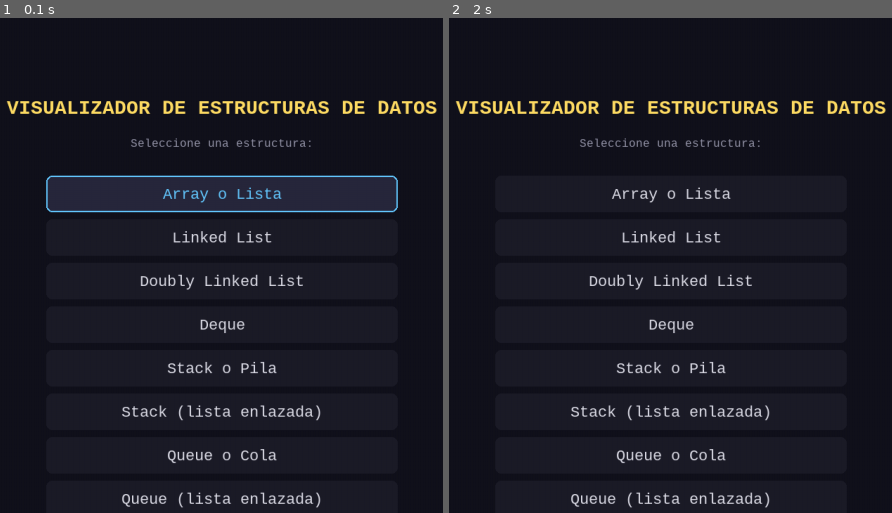
Above: before the commit, frames 1-2 (left to right).
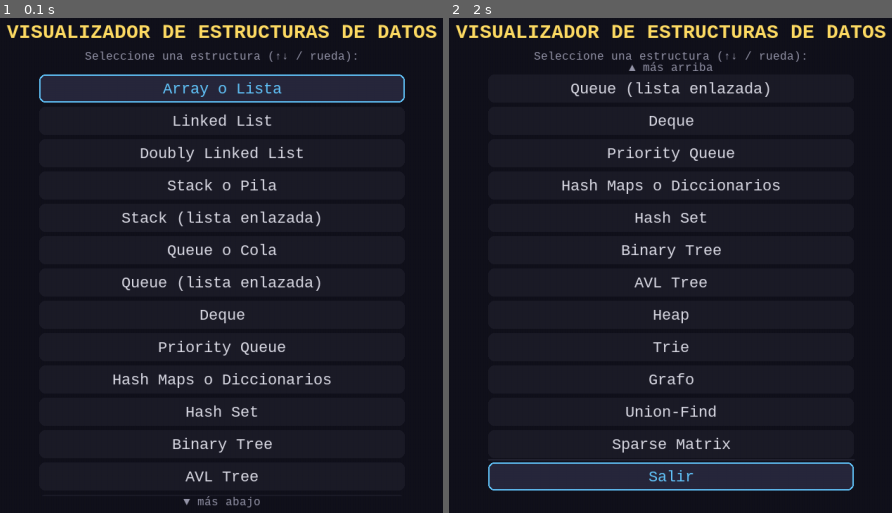
Above: after the commit, the same moments.

Repository: ffespechen/opencode_pygame_estructuras_datos
Game: pygame game, started from src/ds_visualizer/main.py
Two runs of this game, one before a commit and one after it. Both use one fixed random seed, a clock stepped at 60 frames per second and the inputs below.
Inputs:
- Up to frame 1 (0.1 s): no input
- Up to frame 2 (2 s): hold Up 0.33-0.8 s; hold Down 0.83-1.13 s; hold Up 1.17-1.53 s; hold Down 1.57-1.93 s; hold Up from 1.97 s (still down)

The runs differ from the first frame. In frame 1, 15% of the frame differs, in the area x 1-99%, y 1-99%; in frame 2, 10%.

Commit message:
Make menu scrollable and regroup DS options for the expanded catalog.
Co-authored-by: Cursor <cursoragent@cursor.com>

Diff:
--- a/src/ds_visualizer/config.py
+++ b/src/ds_visualizer/config.py
@@ -41,20 +41,20 @@
     ("Array o Lista", "array"),
     ("Linked List", "linked_list"),
     ("Doubly Linked List", "doubly_linked_list"),
-    ("Deque", "deque"),
     ("Stack o Pila", "stack"),
     ("Stack (lista enlazada)", "stack_linked_list"),
     ("Queue o Cola", "queue"),
     ("Queue (lista enlazada)", "queue_linked_list"),
+    ("Deque", "deque"),
+    ("Priority Queue", "priority_queue"),
+    ("Hash Maps o Diccionarios", "hash_map"),
+    ("Hash Set", "hash_set"),
+    ("Binary Tree", "binary_tree"),
+    ("AVL Tree", "avl"),
+    ("Heap", "heap"),
     ("Trie", "trie"),
-    ("AVL Tree", "avl"),
+    ("Grafo", "graph"),
     ("Union-Find", "union_find"),
-    ("Hash Set", "hash_set"),
-    ("Priority Queue", "priority_queue"),
     ("Sparse Matrix", "sparse_matrix"),
-    ("Hash Maps o Diccionarios", "hash_map"),
-    ("Binary Tree", "binary_tree"),
-    ("Heap", "heap"),
-    ("Grafo", "graph"),
     ("Salir", "__quit__"),
 ]
--- a/src/ds_visualizer/states/menu.py
+++ b/src/ds_visualizer/states/menu.py
@@ -5,7 +5,7 @@
 
 
 class MenuState:
-    """Pantalla inicial con menú navegable de opciones."""
+    """Pantalla inicial con menú navegable (scroll si hay muchas opciones)."""
 
     def __init__(self) -> None:
         self.selected_index = 0
@@ -13,6 +13,7 @@
         self._font_title = None
         self._font_subtitle = None
         self._font_option = None
+        self._scroll_offset = 0
 
     def on_enter(self, screen: pygame.Surface) -> None:
         self._font_title = pygame.font.SysFont(
@@ -32,71 +33,124 @@
         for event in events:
             if event.type == pygame.KEYDOWN:
                 if event.key == pygame.K_UP:
-                    self.selected_index = (self.selected_index - 1) % len(config.DS_OPTIONS)
+                    self.selected_index = (
+                        self.selected_index - 1
+                    ) % len(config.DS_OPTIONS)
                 elif event.key == pygame.K_DOWN:
-                    self.selected_index = (self.selected_index + 1) % len(config.DS_OPTIONS)
+                    self.selected_index = (
+                        self.selected_index + 1
+                    ) % len(config.DS_OPTIONS)
                 elif event.key == pygame.K_RETURN:
                     self.selected_ds = config.DS_OPTIONS[self.selected_index][1]
+            elif event.type == pygame.MOUSEWHEEL:
+                self.selected_index = max(
+                    0,
+                    min(
+                        len(config.DS_OPTIONS) - 1,
+                        self.selected_index - event.y,
+                    ),
+                )
 
     def update(self, dt: float) -> None:
         pass
 
     def draw(self, screen: pygame.Surface, width: int, height: int) -> None:
         self._draw_background(screen, width, height)
-        self._draw_title(screen, width, height)
+        self._draw_title(screen, width)
         self._draw_options(screen, width, height)
 
     def _draw_background(self, screen: pygame.Surface, width: int, height: int) -> None:
         screen.fill(config.BG_COLOR)
 
-    def _draw_title(self, screen: pygame.Surface, width: int, height: int) -> None:
+    def _draw_title(self, screen: pygame.Surface, width: int) -> None:
         title_surf = self._font_title.render(
             "VISUALIZADOR DE ESTRUCTURAS DE DATOS",
             True,
             config.MENU_TITLE_COLOR,
         )
-        title_rect = title_surf.get_rect(center=(width // 2, height // 5))
+        title_rect = title_surf.get_rect(center=(width // 2, 36))
         screen.blit(title_surf, title_rect)
 
         subtitle_surf = self._font_subtitle.render(
-            "Seleccione una estructura:",
+            "Seleccione una estructura (↑↓ / rueda):",
             True,
             config.SUBTEXT_COLOR,
         )
-        subtitle_rect = subtitle_surf.get_rect(center=(width // 2, height // 5 + 50))
+        subtitle_rect = subtitle_surf.get_rect(center=(width // 2, 70))
         screen.blit(subtitle_surf, subtitle_rect)
 
     def _draw_options(self, screen: pygame.Surface, width: int, height: int) -> None:
-        option_width = min(500, width - 120)
-        option_height = 52
+        option_width = min(520, width - 80)
+        option_height = 40
+        gap = 6
+        step = option_height + gap
         n = len(config.DS_OPTIONS)
-        start_y = height // 3
+
+        list_top = 96
+        list_bottom = height - 24
+        visible_h = list_bottom - list_top
+        visible_count = max(1, visible_h // step)
+
+        # Mantener la opción seleccionada visible
+        if self.selected_index < self._scroll_offset:
+            self._scroll_offset = self.selected_index
+        elif self.selected_index >= self._scroll_offset + visible_count:
+            self._scroll_offset = self.selected_index - visible_count + 1
+        max_offset = max(0, n - visible_count)
+        self._scroll_offset = max(0, min(self._scroll_offset, max_offset))
+
+        clip = pygame.Rect(0, list_top, width, visible_h)
+        screen.set_clip(clip)
 
         for i, (label, key) in enumerate(config.DS_OPTIONS):
+            if i < self._scroll_offset or i >= self._scroll_offset + visible_count + 1:
+                continue
+
             is_quit = key == "__quit__"
             rect = pygame.Rect(0, 0, option_width, option_height)
             rect.centerx = width // 2
-            rect.y = start_y + i * (option_height + 10)
+            rect.y = list_top + (i - self._scroll_offset) * step
 
             if is_quit:
-                sep_y = rect.y - 6
+                sep_y = rect.y - 4
                 pygame.draw.line(
-                    screen, config.DIVIDER_COLOR,
-                    (rect.x, sep_y), (rect.x + option_width, sep_y),
+                    screen,
+                    config.DIVIDER_COLOR,
+                    (rect.x, sep_y),
+                    (rect.x + option_width, sep_y),
                     width=1,
                 )
 
             if i == self.selected_index:
-                pygame.draw.rect(screen, config.MENU_SELECTED_BG, rect, border_radius=8)
-                pygame.draw.rect(screen, config.ACCENT_COLOR, rect, width=2, border_radius=8)
+                pygame.draw.rect(
+                    screen, config.MENU_SELECTED_BG, rect, border_radius=8
+                )
+                pygame.draw.rect(
+                    screen, config.ACCENT_COLOR, rect, width=2, border_radius=8
+                )
                 color = config.ACCENT_COLOR
             elif is_quit:
-                pygame.draw.rect(screen, config.MENU_UNSELECTED_BG, rect, border_radius=8)
+                pygame.draw.rect(
+                    screen, config.MENU_UNSELECTED_BG, rect, border_radius=8
+                )
                 color = config.SUBTEXT_COLOR
             else:
-                pygame.draw.rect(screen, config.MENU_UNSELECTED_BG, rect, border_radius=8)
+                pygame.draw.rect(
+                    screen, config.MENU_UNSELECTED_BG, rect, border_radius=8
+                )
                 color = config.TEXT_COLOR
 
             text_surf = self._font_option.render(label, True, color)
             text_rect = text_surf.get_rect(center=rect.center)
             screen.blit(text_surf, text_rect)
+
+        screen.set_clip(None)
+
+        if self._scroll_offset > 0:
+            up = self._font_subtitle.render("▲ más arriba", True, config.SUBTEXT_COLOR)
+            screen.blit(up, up.get_rect(center=(width // 2, list_top - 10)))
+        if self._scroll_offset + visible_count < n:
+            down = self._font_subtitle.render(
+                "▼ más abajo", True, config.SUBTEXT_COLOR
+            )
+            screen.blit(down, down.get_rect(center=(width // 2, list_bottom + 8)))
Not shown, changed: README.md
